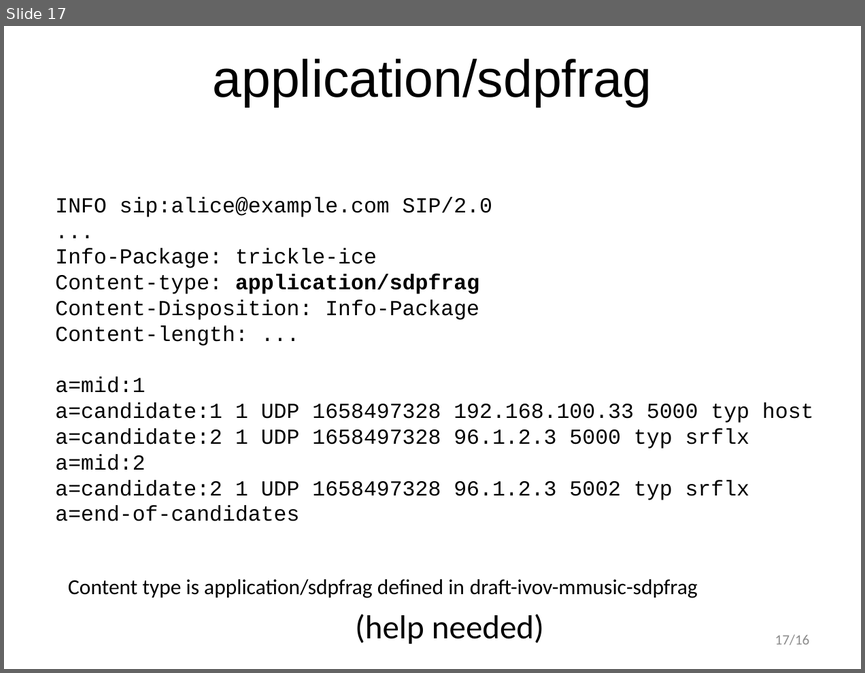
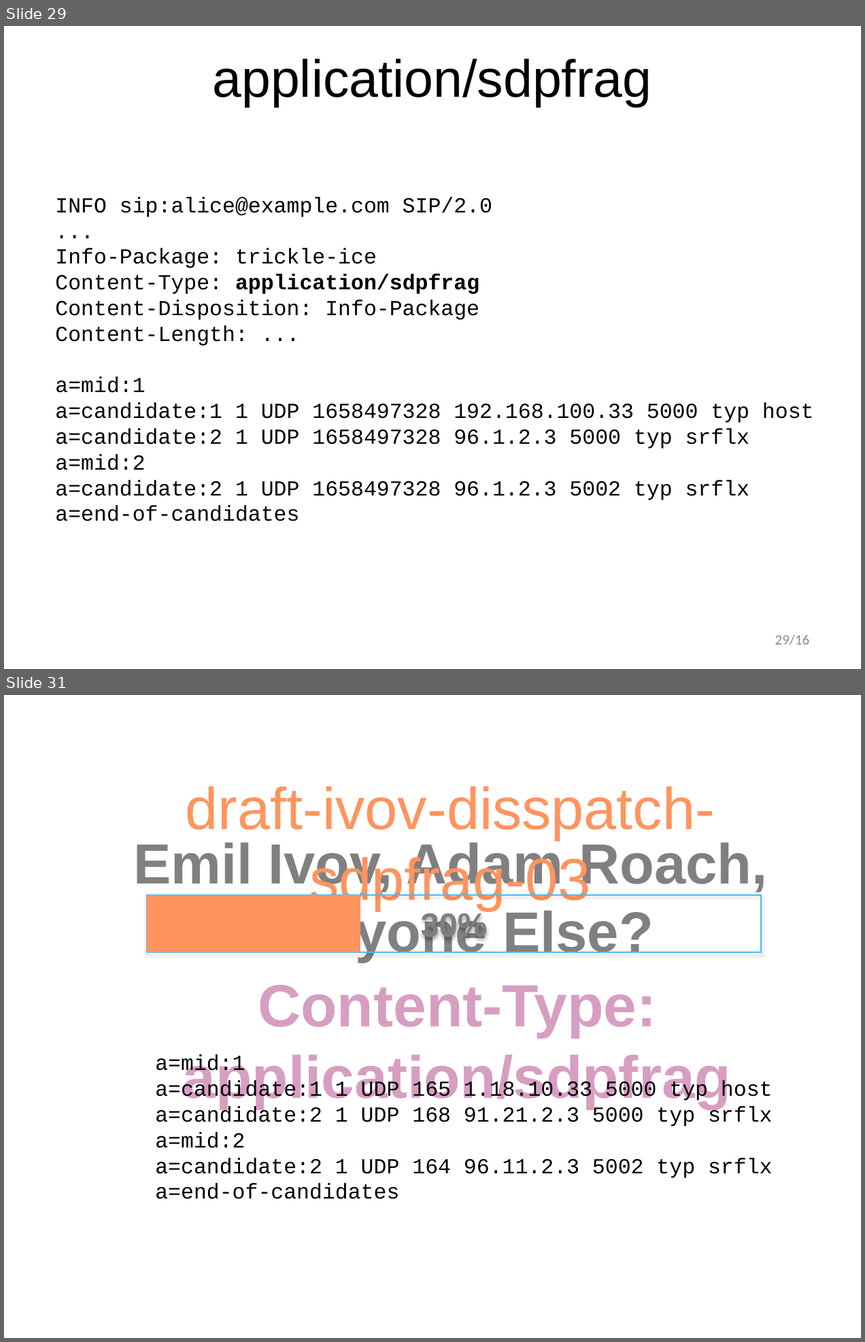
Before and after one commit to emcho/trickle-ice, a slide deck: slides/trickle-ice-iet87-berlin.pptx. Shown one above the other, each under a label of ours: slide 17 before the commit, slides 29 and 31 after it; the slides between them are not shown. The pictures are 865x673 and 865x1342 pixels, drawn with LibreOffice and Linux fonts; fonts in the diff are those of the drawing. Boxes give left, top, right and bottom in pixels: in the first picture for what was removed or moved away, otherwise in the second. Text is boxed around its words. In the diff, an @@ line names an element or a change of style, - is before the commit and + after.

```diff
--- a/slides/trickle-ice-iet87-berlin.pptx
+++ b/slides/trickle-ice-iet87-berlin.pptx
@@ slide 31 added at (x1=4, y1=695, x2=861, y2=1338), background #FFFFFF @@
@@ text added at (x1=186, y1=786, x2=715, y2=911), 49.5 pt, text #FF945E @@
+draft-ivov-disspatch-sdpfrag-03
@@ text added at (x1=133, y1=838, x2=767, y2=962), 47.5 pt, text #808080, bold @@
+Emil Ivov, Adam Roach, Anyone Else?
@@ rectangle added at (x1=147, y1=895, x2=762, y2=952), outline #4BBCEE 0.75 pt, 28 pt, text #7F7F7F, bold @@
+30%
@@ rectangle added at (x1=147, y1=895, x2=360, y2=952), fill #FF945E @@
@@ text added at (x1=183, y1=985, x2=731, y2=1108), 50 pt, text #D79EC2, bold @@
+Content-Type: application/sdpfrag
@@ text added at (x1=155, y1=1055, x2=772, y2=1199), 18 pt, text #000000 @@
+a=mid:1
+a=candidate:1 1 UDP 165 1.18.10.33 5000 typ host
+a=candidate:2 1 UDP 168 91.21.2.3 5000 typ srflx
+a=mid:2
+a=candidate:2 1 UDP 164 96.11.2.3 5002 typ srflx
+a=end-of-candidates
@@ what was slide 17 is now slide 29 @@
@@ slide 29 changed as well @@
@@ text at (x1=55, y1=274, x2=479, y2=294): text changed @@
-Content-type: application/sdpfrag
+Content-Type: application/sdpfrag
@@ text at (x1=55, y1=325, x2=248, y2=346): text changed @@
-Content-length: ...
+Content-Length: ...
@@ text removed at (x1=68, y1=579, x2=698, y2=643) @@
-Content type is application/sdpfrag defined in draft-ivov-mmusic-sdpfrag
-(help needed)
@@ page number at (x1=775, y1=634, x2=810, y2=645): text changed @@
-17/16
+29/16
```
Also in this commit, not shown: 2 other slides changed, 26 other slides added, 11 slides removed, 11 other files.
